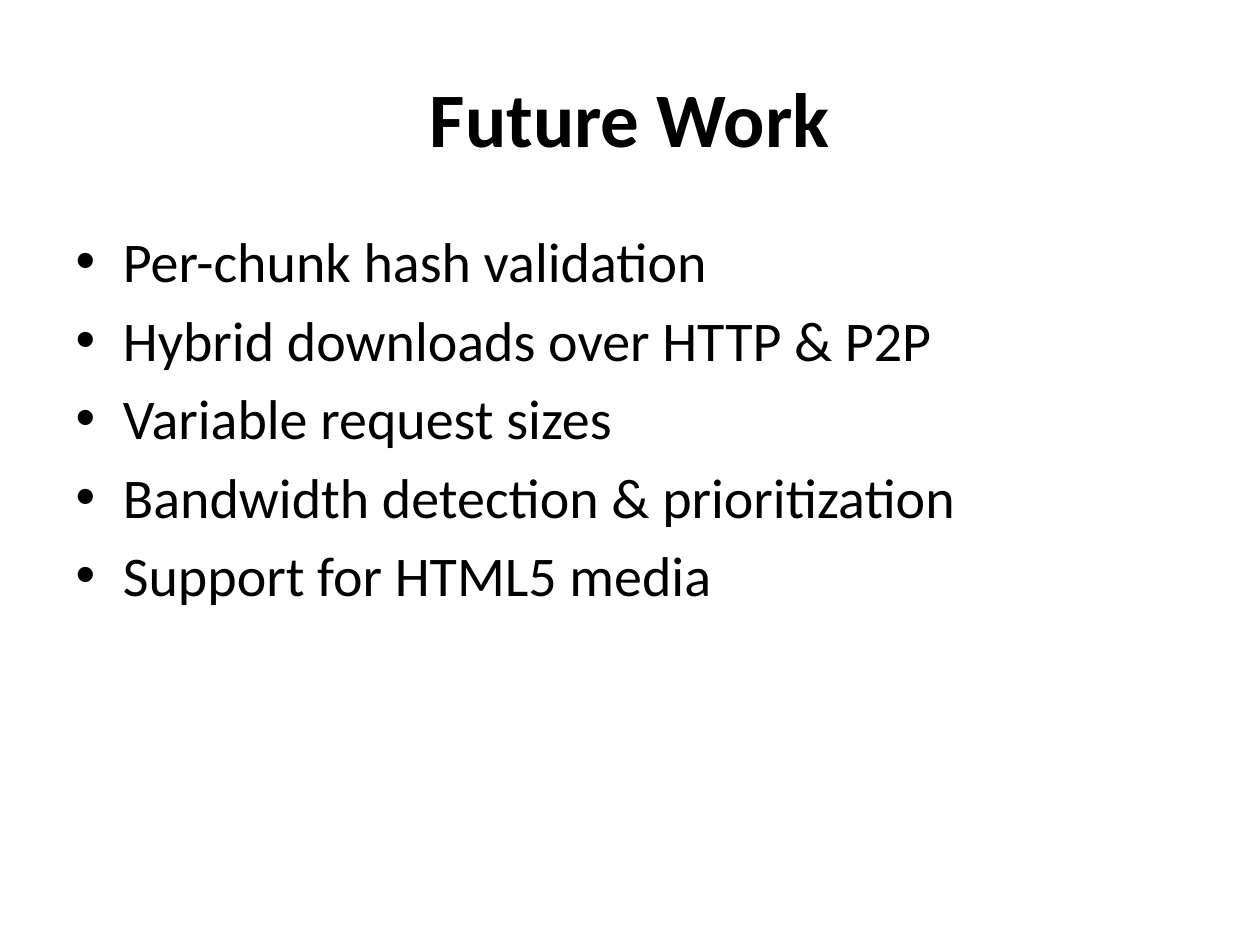
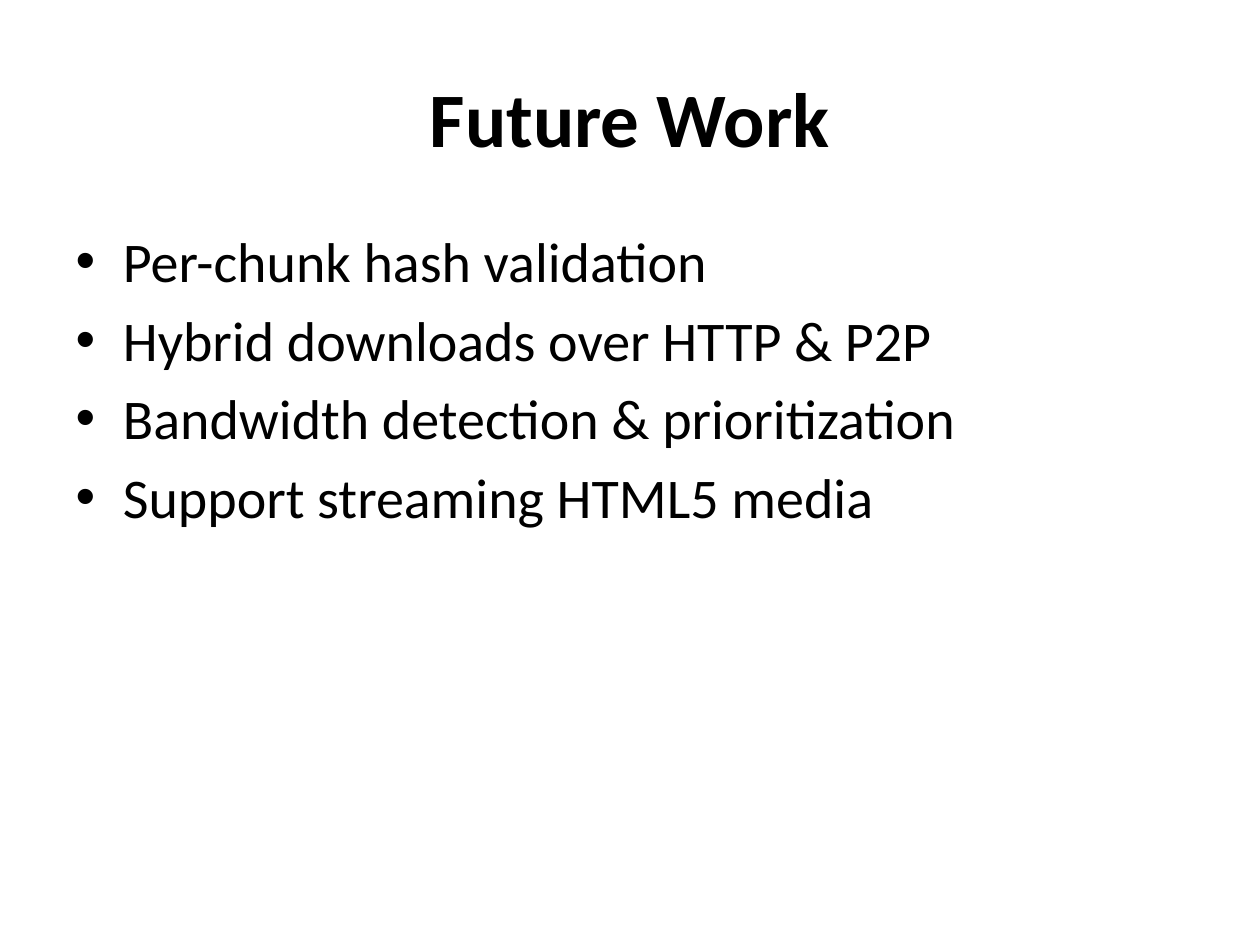
Before and after one commit to wwwiretap/zauberflote, a slide deck: slide 14 of doc/presentation/presentation_class.pptx. Drawn at 1260x945 pixels with LibreOffice and Linux fonts; fonts in the diff are those of the drawing. Boxes give left, top, right and bottom in pixels: in the first picture for what was removed or moved away, otherwise in the second. Text is boxed around its words. In the diff, an @@ line names an element or a change of style, - is before the commit and + after.

Commit message:
Update

```diff
--- a/doc/presentation/presentation_class.pptx
+++ b/doc/presentation/presentation_class.pptx
@@ text at <box>123,400,611,448</box>: paragraph removed @@
-• Variable request sizes
@@ text at <box>123,479,873,528</box>: text changed @@
-• Support for HTML5 media
+• Support streaming HTML5 media
```
